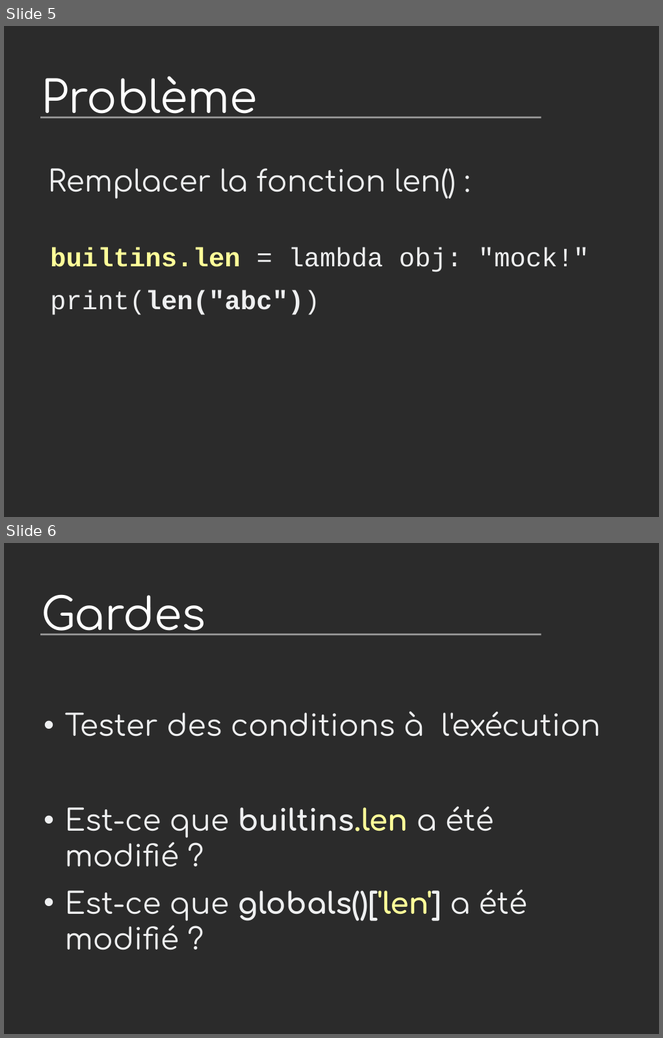
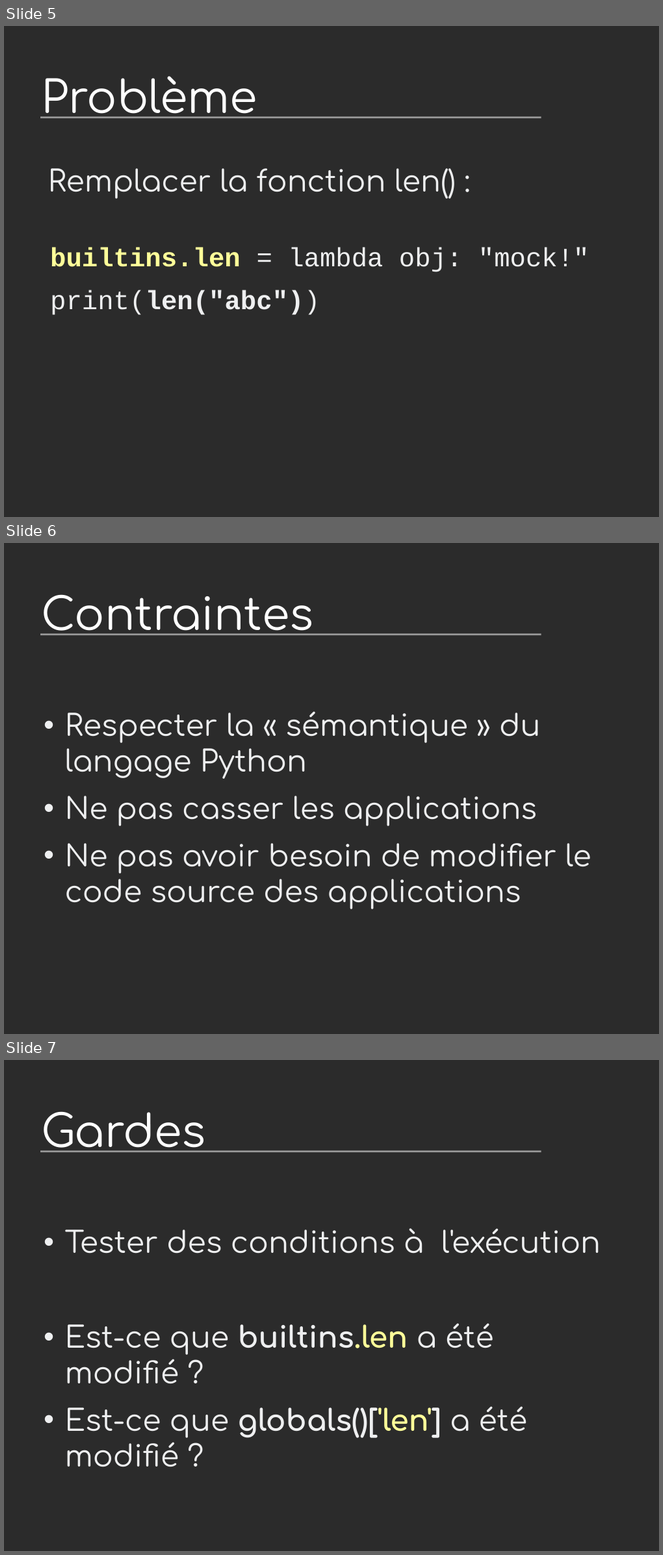
Before and after one commit to vstinner/talks, a slide deck: 2015-dev-var-Toulon/fat_python.odp. Shown one above the other, each under a label of ours: slides 5 and 6 before the commit, slides 5, 6 and 7 after it. The pictures are 663x1038 and 663x1555 pixels, drawn with LibreOffice and Linux fonts; fonts in the diff are those of the drawing; background and template pictures are left out; a plain dark background stands for a picture behind light text. Boxes give left, top, right and bottom in pixels: in the first picture for what was removed or moved away, otherwise in the second. Text is boxed around its words. In the diff, an @@ line names an element or a change of style, - is before the commit and + after.

Commit message:
FAT Python talk

```diff
--- a/2015-dev-var-Toulon/fat_python.odp
+++ b/2015-dev-var-Toulon/fat_python.odp
@@ slide 6 added at [4, 543, 659, 1034], background picture (left out); not listed: 1 template element that a slide beside it also shows @@
@@ title added at [42, 594, 314, 635], 54 pt, text #FFFFFF @@
+Contraintes
@@ text added at [65, 711, 592, 909], 36 pt, text #EEEFF0 @@
+• Respecter la « sémantique » du langage Python
+• Ne pas casser les applications
+• Ne pas avoir besoin de modifier le code source des applications
@@ what was slide 6 is now slide 7 @@
```
Also in this commit, not shown: 7 slides changed, 3 other slides added, 1 other file.
